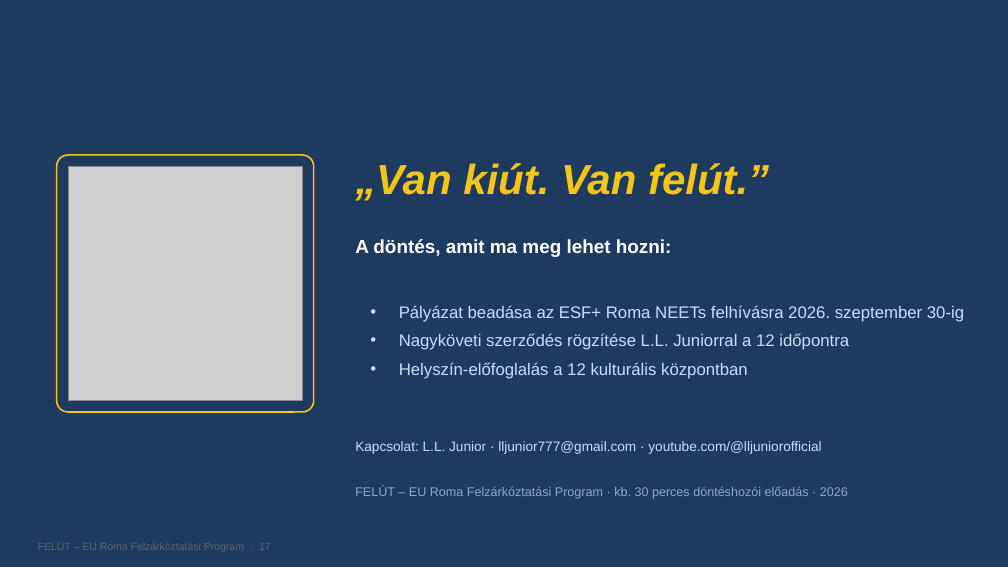
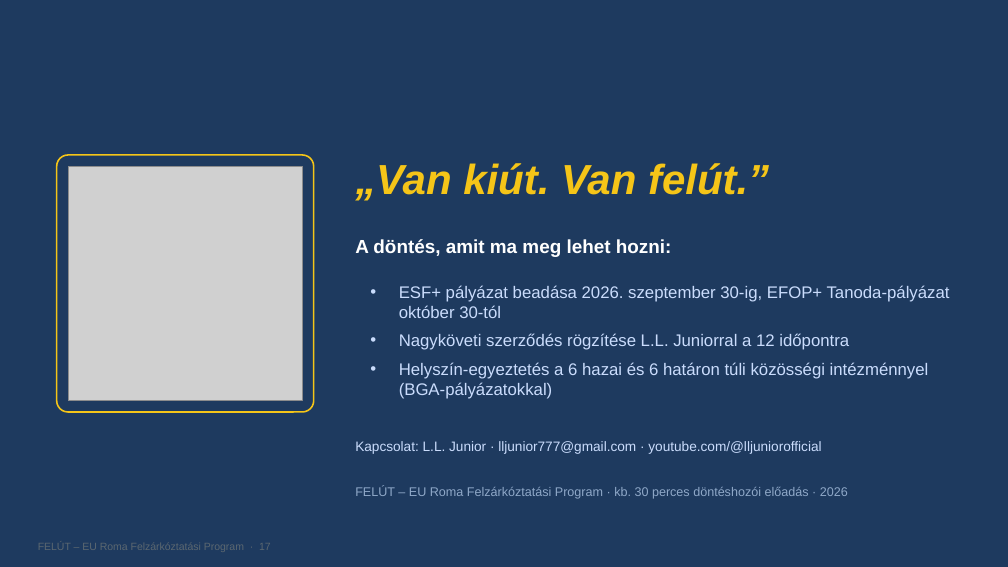
Before and after one commit to ferencszegedi-cmd/aurapro-website, a slide deck: slide 17 of eu-roma-program/prezentacio/FELUT_EU_Roma_Felzarkoztatasi_Program.pptx. Drawn at 1008x567 pixels with LibreOffice and Linux fonts; fonts in the diff are those of the drawing; grey boxes stand for pictures. Boxes give left, top, right and bottom in pixels: in the first picture for what was removed or moved away, otherwise in the second. Text is boxed around its words. In the diff, an @@ line names an element or a change of style, - is before the commit and + after.

```diff
--- a/eu-roma-program/prezentacio/FELUT_EU_Roma_Felzarkoztatasi_Program.pptx
+++ b/eu-roma-program/prezentacio/FELUT_EU_Roma_Felzarkoztatasi_Program.pptx
@@ text at box(399, 285, 950, 318): text changed @@
-• Pályázat beadása az ESF+ Roma NEETs felhívásra 2026. szeptember 30-ig
+• ESF+ pályázat beadása 2026. szeptember 30-ig, EFOP+ Tanoda-pályázat október 30-tól
@@ text at box(399, 362, 929, 399): text changed @@
-• Helyszín-előfoglalás a 12 kulturális központban
+• Helyszín-egyeztetés a 6 hazai és 6 határon túli közösségi intézménnyel (BGA-pályázatokkal)
```
Also in this commit, not shown: 9 other slides changed, 6 other files.
